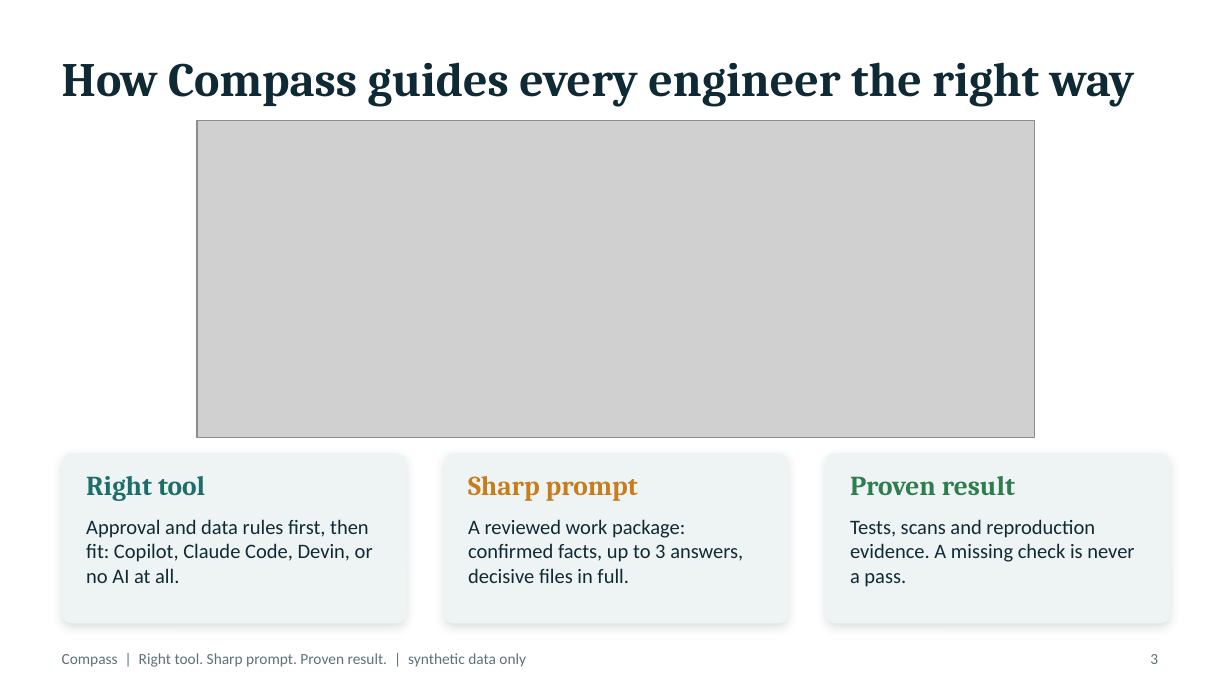
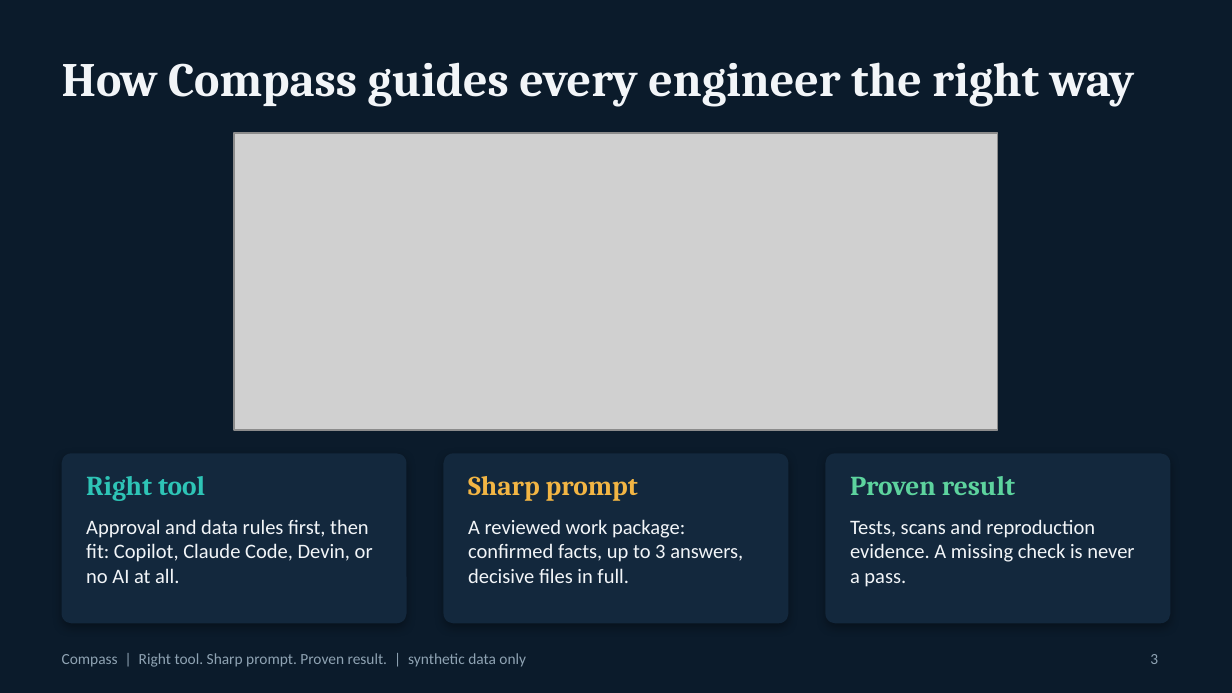
Before and after one commit to Kalyanraja/compass-ai-coach, a slide deck: slide 3 of docs/presentation/Compass-Hackathon.pptx. Drawn at 1232x693 pixels with LibreOffice and Linux fonts; fonts in the diff are those of the drawing; grey boxes stand for pictures. Boxes give left, top, right and bottom in pixels: in the first picture for what was removed or moved away, otherwise in the second. Text is boxed around its words. In the diff, an @@ line names an element or a change of style, - is before the commit and + after.

```diff
--- a/docs/presentation/Compass-Hackathon.pptx
+++ b/docs/presentation/Compass-Hackathon.pptx
@@ background #FFFFFF to #0B1B2B @@
@@ picture: place and size @@
-picture at (197,121,1035,437)
+picture at (234,133,998,430)
@@ text "Right tool" at (86,476,205,501): text colour #1D6E6B to #2EC4B6 @@
@@ text "Sharp prompt" at (468,476,638,501): text colour #C77D1E to #F2B544 @@
@@ fill #EEF4F3 to #13283D; shadow changed in 3 elements at (62,453,407,623), (444,453,788,623), (825,453,1170,623) @@
@@ text "Proven result" at (850,476,1015,495): text colour #2E7D4F to #5DD39E @@
@@ text colour #102A35 to #F2F5F8 in 4 elements at (62,62,1135,106), (86,519,373,583), (468,519,743,583), (850,519,1134,587) @@
@@ text "Compass | Right tool. Sharp ..." at (62,653,526,667): text colour #5E7279 to #8FA3B3 @@
@@ page number at (1150,654,1158,664): text colour #5E7279 to #8FA3B3 @@
```
Also in this commit, not shown: 15 other slides changed, 2 other files.
